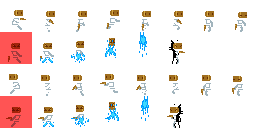
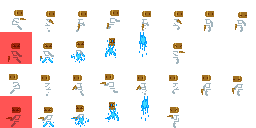
Layered file, before and after one edit (256px x 128px). Changes by layer:
hid "Layer #2" over [169,40,183,128]